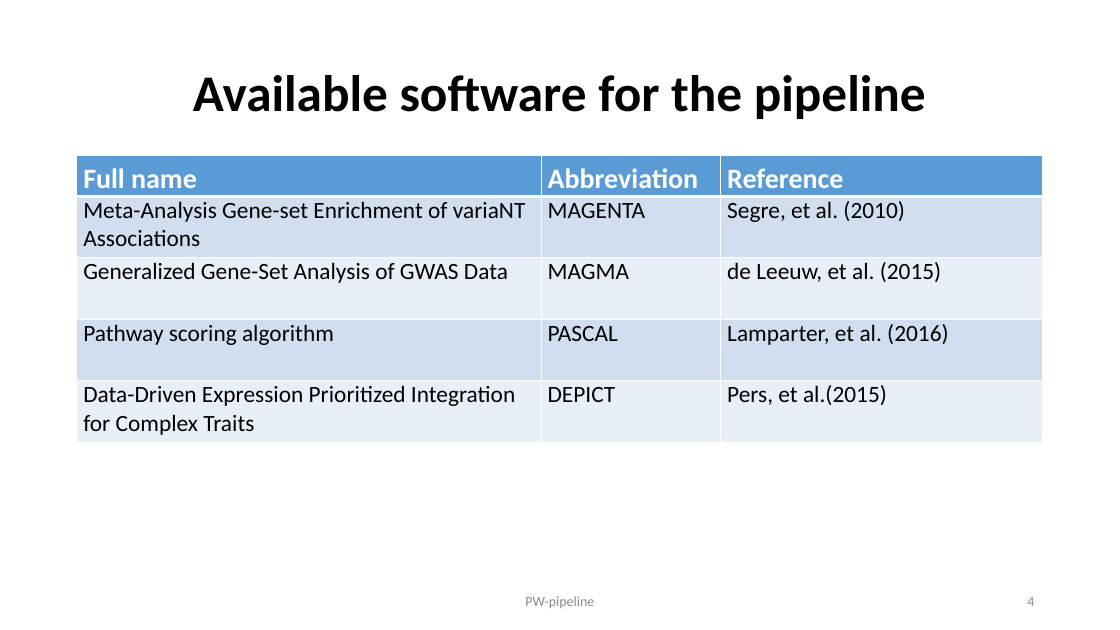
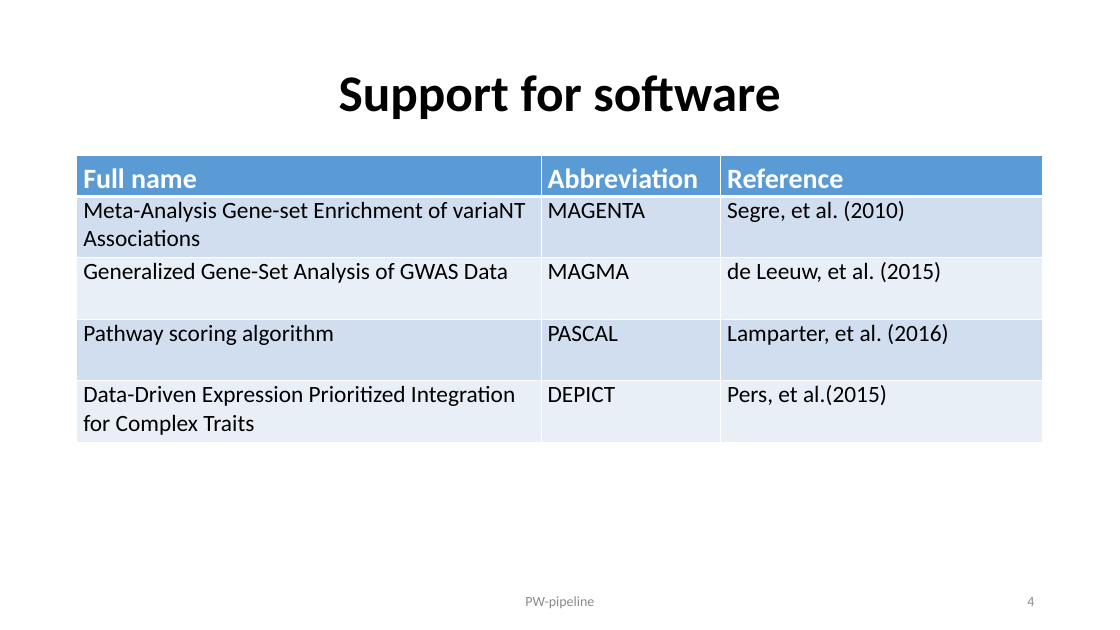
Before and after one commit to jinghuazhao/PW-pipeline, a slide deck: slide 4 of README.pptx. Drawn at 1120x630 pixels with LibreOffice and Linux fonts; fonts in the diff are those of the drawing. Boxes give left, top, right and bottom in pixels: in the first picture for what was removed or moved away, otherwise in the second. Text is boxed around its words. In the diff, an @@ line names an element or a change of style, - is before the commit and + after.

```diff
--- a/README.pptx
+++ b/README.pptx
@@ title at [339, 75, 780, 119]: text changed @@
-Available software for the pipeline
+Support for software
```
Also in this commit, not shown: 6 other slides changed, 1 slide added.
